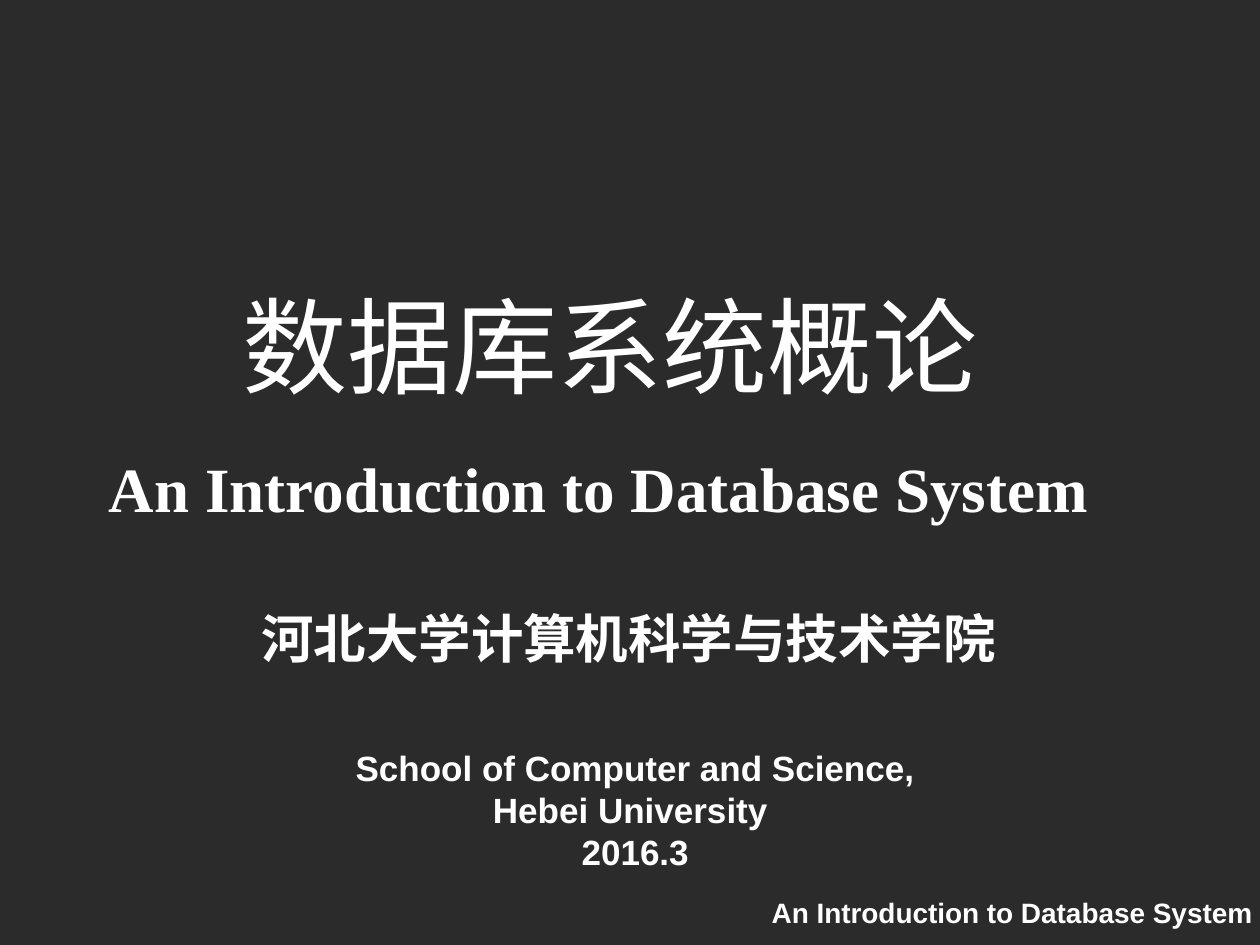
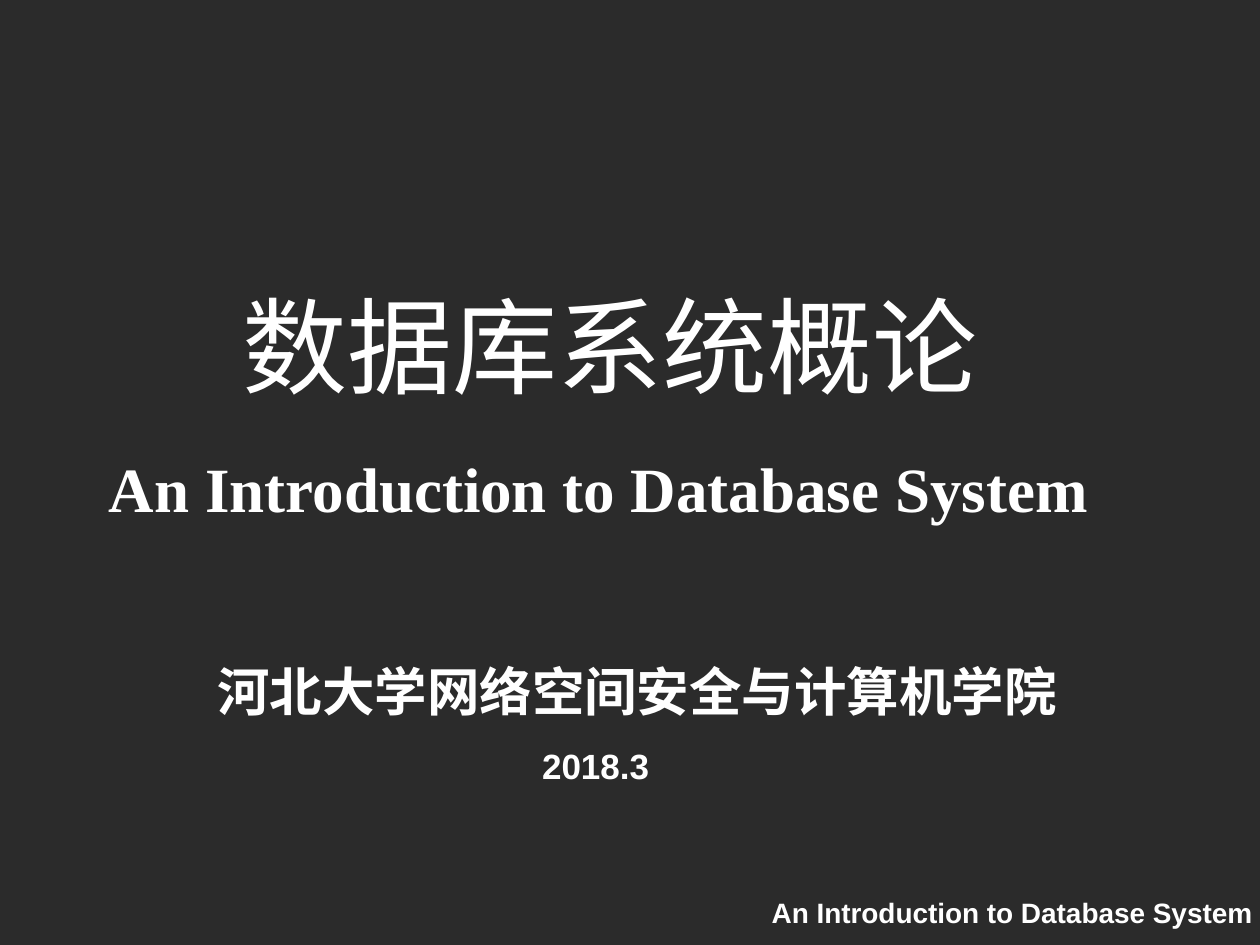
Before and after one commit to HBU/DataBase, a slide deck: slide 1 of PPT/DB第01章.ppt. Drawn at 1260x945 pixels with LibreOffice and Linux fonts; fonts in the diff are those of the drawing; background and template pictures are left out; a plain dark background stands for a picture behind light text. Boxes give left, top, right and bottom in pixels: in the first picture for what was removed or moved away, otherwise in the second. Text is boxed around its words. In the diff, an @@ line names an element or a change of style, - is before the commit and + after.

```diff
--- a/PPT/DB第01章.ppt
+++ b/PPT/DB第01章.ppt
@@ text at (217, 666, 1057, 716): text changed @@
-河北大学计算机科学与技术学院
+河北大学网络空间安全与计算机学院
@@ text at (542, 754, 649, 780): text changed @@
-School of Computer and Science,
-Hebei University
-2016.3
+2018.3
```
Also in this commit, not shown: 6 other slides changed, 2 slides added, 2 slides removed, 1 other file.
